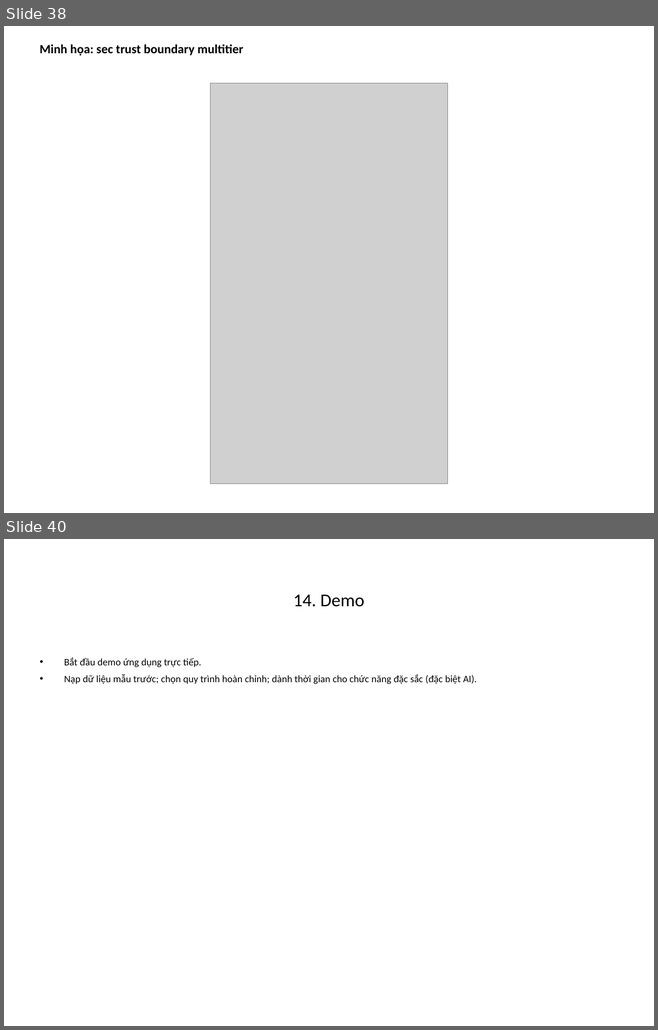
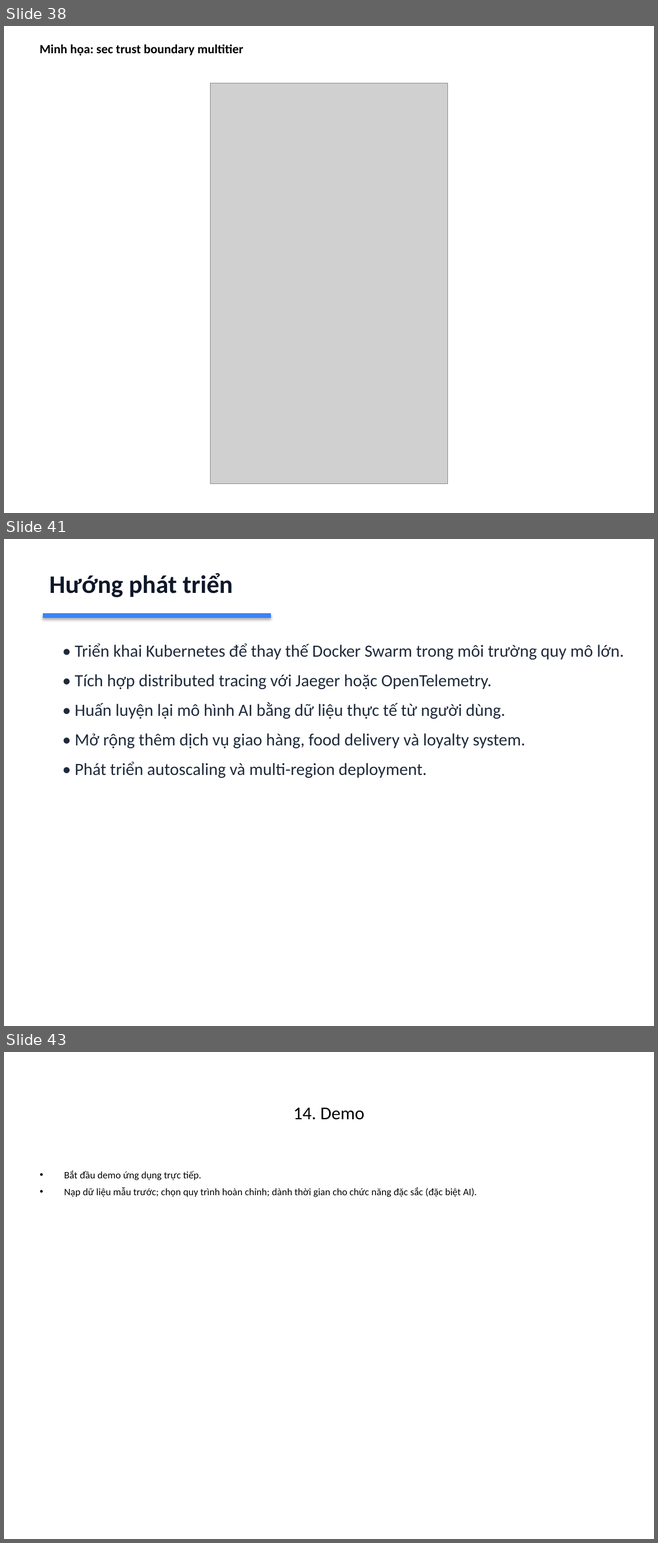
Before and after one commit to foxxiee04/Cab-Booking-System-Project, a slide deck: docs/Thesis-FoxGo-BaoCao.pptx. Shown one above the other, each under a label of ours: slides 38 and 40 before the commit, slides 38, 41 and 43 after it; the slides between them are not shown. The pictures are 658x1030 and 658x1543 pixels, drawn with LibreOffice and Linux fonts; fonts in the diff are those of the drawing; grey boxes stand for pictures. Boxes give left, top, right and bottom in pixels: in the first picture for what was removed or moved away, otherwise in the second. Text is boxed around its words. In the diff, an @@ line names an element or a change of style, - is before the commit and + after.

```diff
--- a/docs/Thesis-FoxGo-BaoCao.pptx
+++ b/docs/Thesis-FoxGo-BaoCao.pptx
@@ slide 41 added at (x1=4, y1=539, x2=654, y2=1026), background #FFFFFF @@
@@ text added at (x1=49, y1=573, x2=233, y2=598), 28 pt, text #0F172A, bold @@
+Hướng phát triển
@@ rectangle added at (x1=43, y1=614, x2=270, y2=618), fill #3B82F6, outline #3B82F6 0.75 pt @@
@@ text added at (x1=75, y1=643, x2=624, y2=778), 19 pt, text #1E293B @@
+• Triển khai Kubernetes để thay thế Docker Swarm trong môi trường quy mô lớn.
+• Tích hợp distributed tracing với Jaeger hoặc OpenTelemetry.
+• Huấn luyện lại mô hình AI bằng dữ liệu thực tế từ người dùng.
+• Mở rộng thêm dịch vụ giao hàng, food delivery và loyalty system.
+• Phát triển autoscaling và multi-region deployment.
@@ what was slide 40 is now slide 43 @@
```
Also in this commit, not shown: 1 slide changed, 10 other slides added, 8 slides removed, 1 other file.
